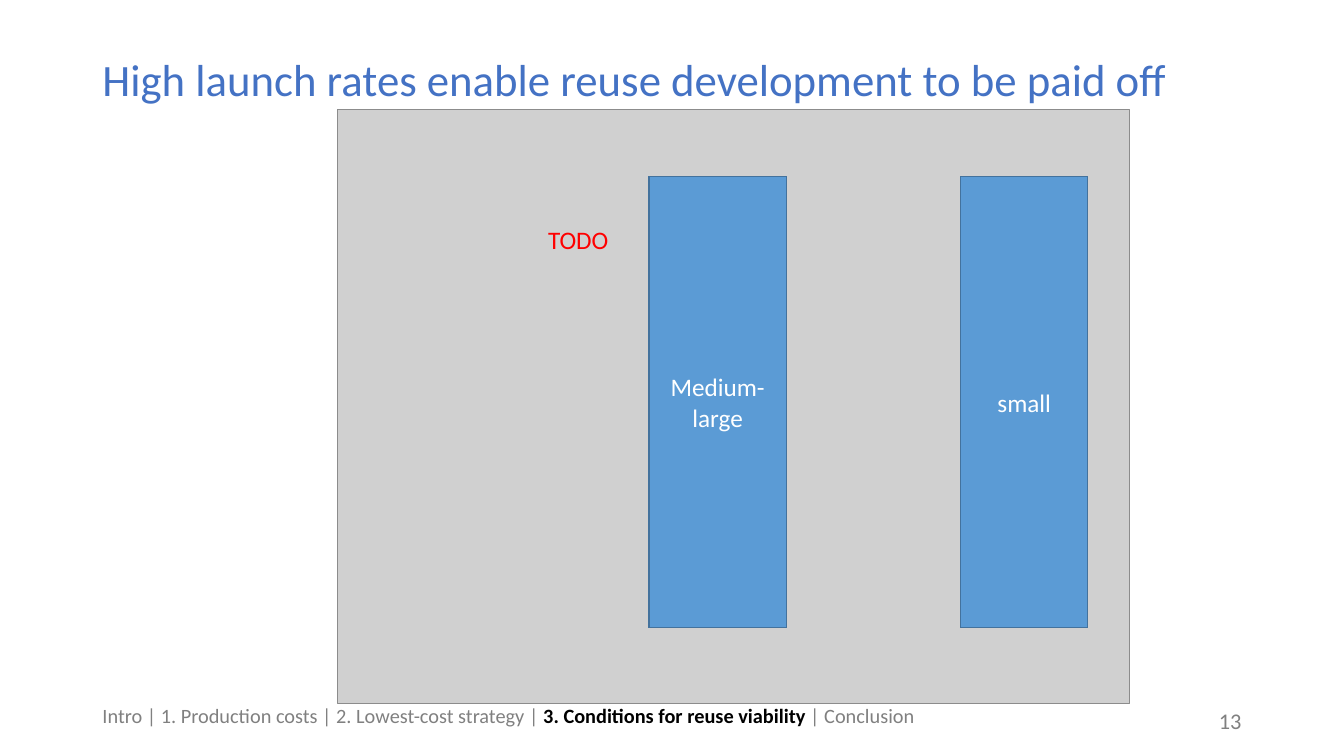
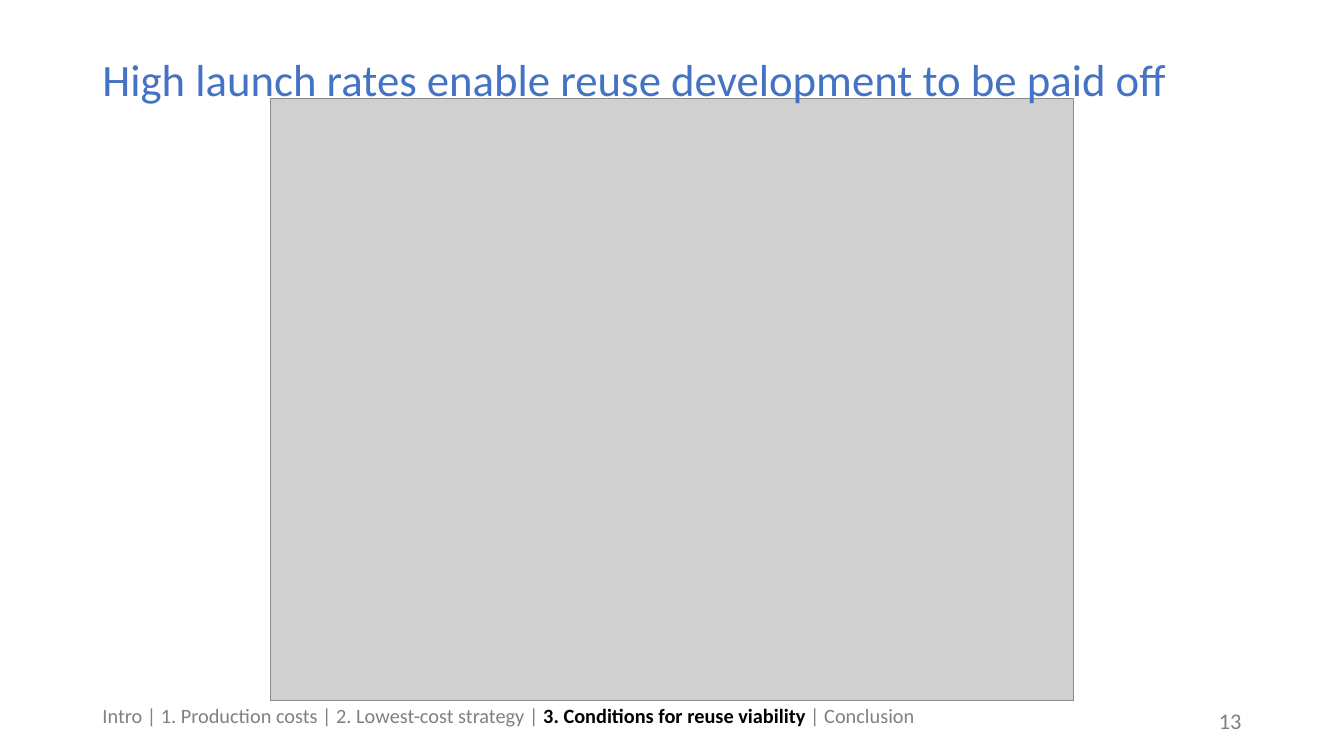
Before and after one commit to mvernacc/lvreuse, a slide deck: slide 13 of presentations/strategies_for_first_stage_reuse.pptx. Drawn at 1344x756 pixels with LibreOffice and Linux fonts; fonts in the diff are those of the drawing; grey boxes stand for pictures. Boxes give left, top, right and bottom in pixels: in the first picture for what was removed or moved away, otherwise in the second. Text is boxed around its words. In the diff, an @@ line names an element or a change of style, - is before the commit and + after.

```diff
--- a/presentations/strategies_for_first_stage_reuse.pptx
+++ b/presentations/strategies_for_first_stage_reuse.pptx
@@ picture: place and size @@
-picture at (338,110,1130,704)
+picture at (270,98,1074,701)
@@ rectangle removed at (649,176,786,628) @@
-Medium-large
@@ rectangle removed at (961,176,1088,628) @@
-small
@@ text removed at (548,232,608,249) @@
-TODO
```
Also in this commit, not shown: 1 other slide changed, 10 other files.
